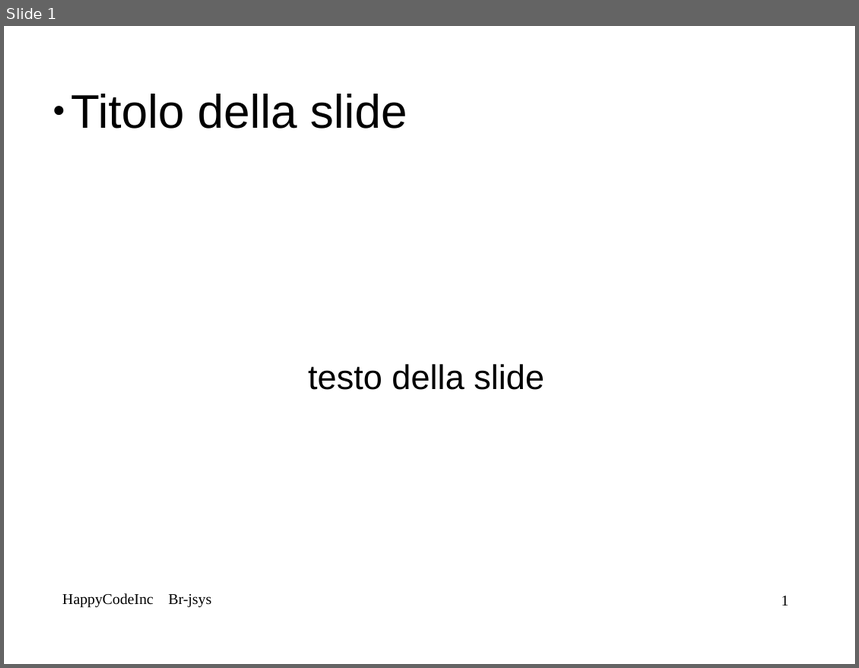
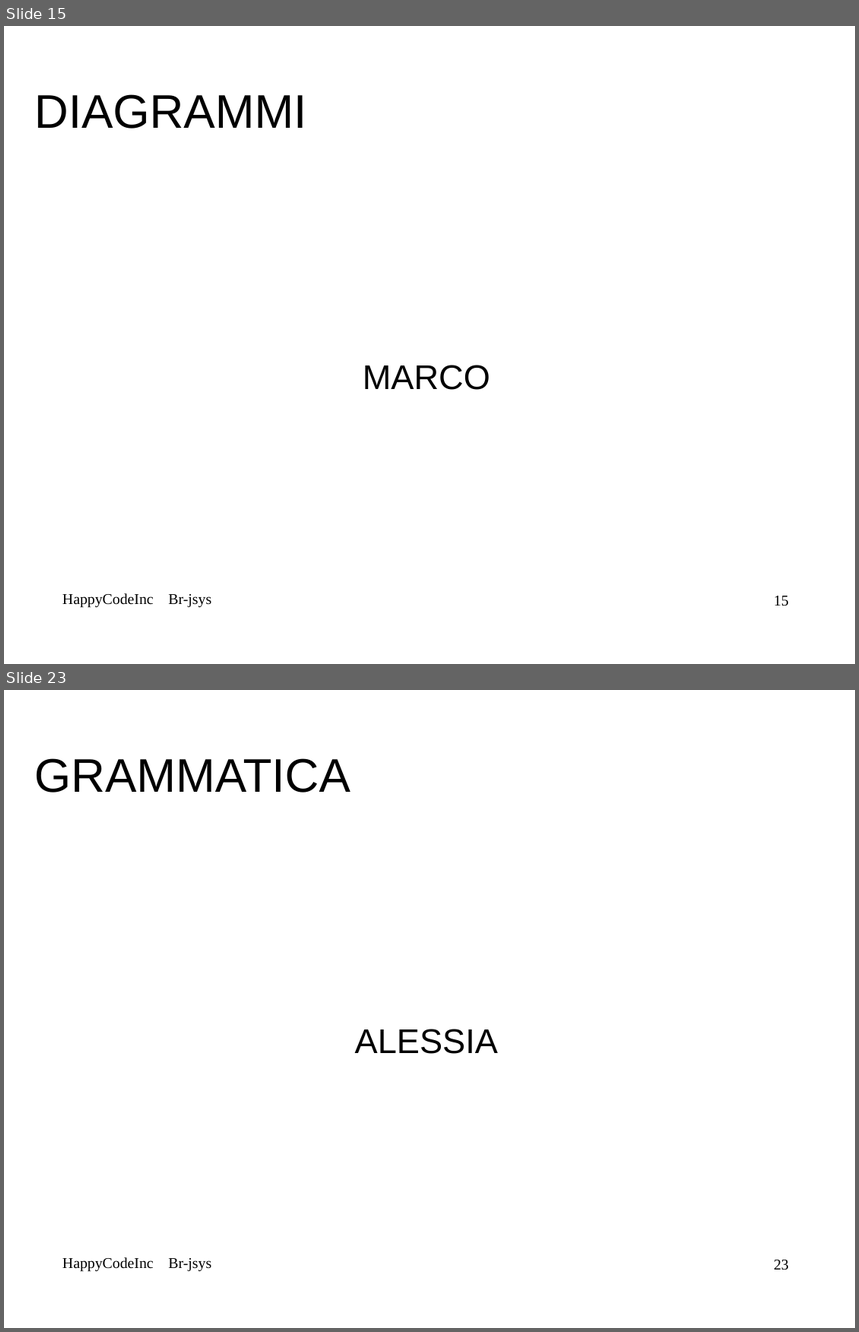
Before and after one commit to mbortola/br-jsys, a slide deck: trunk/RPD-presentation/RPD-presentation.odp. Shown one above the other, each under a label of ours: slide 1 before the commit, slides 15 and 23 after it; the slides between them are not shown. The pictures are 859x668 and 859x1332 pixels, drawn with LibreOffice and Linux fonts; fonts in the diff are those of the drawing; background and template pictures are left out. Boxes give left, top, right and bottom in pixels: in the first picture for what was removed or moved away, otherwise in the second. Text is boxed around its words. In the diff, an @@ line names an element or a change of style, - is before the commit and + after.

```diff
--- a/trunk/RPD-presentation/RPD-presentation.odp
+++ b/trunk/RPD-presentation/RPD-presentation.odp
@@ slide 23 added at <box>4,690,855,1328</box>, background picture (left out); not listed: 1 template element that a slide beside it also shows @@
@@ title added at <box>34,758,351,793</box>, 44 pt, text #000000 @@
+GRAMMATICA
@@ subtitle added at <box>355,1029,498,1054</box>, 32 pt, text #000000 @@
+ALESSIA
@@ text added at <box>63,1258,211,1272</box>, 14 pt, text #000000 @@
+HappyCodeInc Br-jsys
@@ what was slide 1 is now slide 15 @@
@@ slide 15 changed as well @@
@@ title at <box>34,94,306,129</box>: text changed @@
-  ● Titolo della slide
+DIAGRAMMI
@@ subtitle at <box>363,365,490,390</box>: text changed @@
-testo della slide
+MARCO
@@ page number at <box>774,596,789,607</box>: text changed @@
-1
+15
```
Also in this commit, not shown: 43 other slides added.
